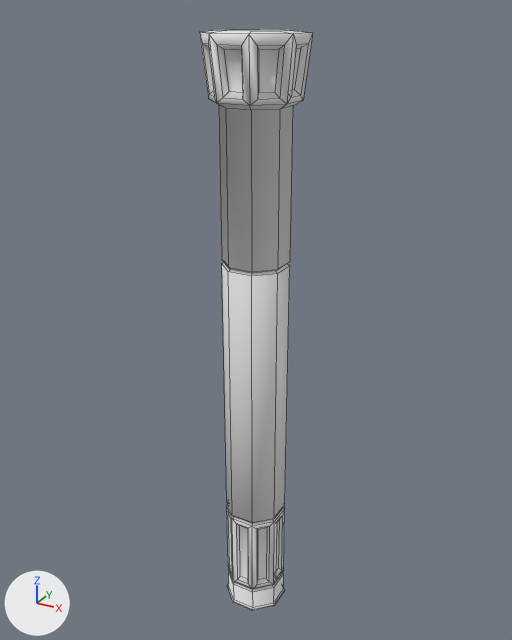
The FBX model Assets/Project/Art/Environment/Kit Jardins/WallTower/SM_RoundColumn.fbx as it was, and as the next commit left it.
Rendered twice from a 50 mm lens placed at (4.04, -10.34, 23.24), pointed at (-0.09, -2.82, 19.48). The axes (+X, +Y, +Z) are drawn at lower left. The lights are the same throughout. Mesh edges are drawn as thin lines. Where no turn or scale is listed for an object, it has been applied to the vertices.

Names of what the first picture shows: 'SM_RoundColumn'.
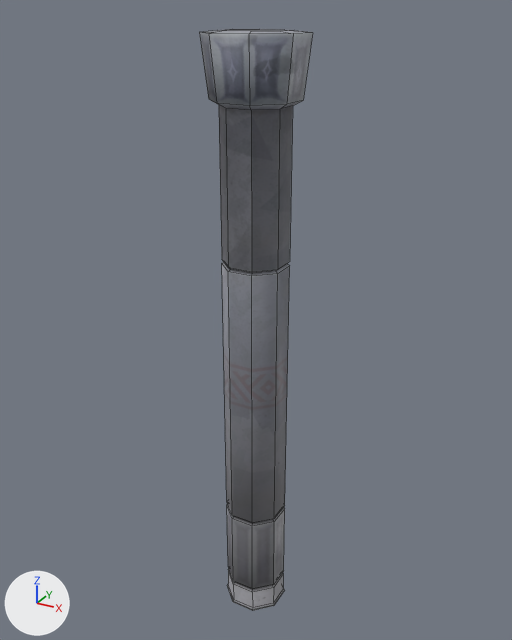
The change, as a diff of the scene's bpy script:
```diff
--- a/Assets/Project/Art/Environment/Kit Jardins/WallTower/SM_RoundColumn.fbx.py
+++ b/Assets/Project/Art/Environment/Kit Jardins/WallTower/SM_RoundColumn.fbx.py
@@ img_t_walltower_d_png @@
+img_t_walltower_d_png = load_image('T_WallTower_D.png', 'T_WallTower_D.png', 2048, 2048, 'sRGB')
@@ mat_t_walltower_001 @@
+mat_t_walltower_001 = principled_material('T_WallTower.001')
+mat_t_walltower_001.texture = img_t_walltower_d_png
@@ me_sm_roundcolumn @@
 # used by ob_sm_roundcolumn; location = (0.0, -3.0, 15.0)
-me_sm_roundcolumn.from_pydata(...)  # 265 vertices, 265 faces; spans x -0.58..0.58, y -0.58..0.58, z 0.04..8.02
+me_sm_roundcolumn.from_pydata(...)  # 129 vertices, 129 faces; spans x -0.58..0.58, y -0.58..0.58, z 0.04..8.02
+# me_sm_roundcolumn part 1
+# 72 vertices are removed from x -0.41..0.41, y -0.41..0.41, z 0.06..1.54
+# 88 faces are deleted
+# 16 new faces join them
+# me_sm_roundcolumn part 2
+# 64 vertices are removed from x -0.57..0.57, y -0.57..0.57, z 7.36..7.89
+# 72 faces are deleted
+# 8 new faces join them
+# me_sm_roundcolumn part 3: 105 faces spanning x -0.58..0.58, y -0.58..0.58, z 0.04..8.02 switch from no material to mat_t_walltower_001 (picture img_t_walltower_d_png)
```

What differs and where, as boxes [x1, y1, x2, y2] in the pictures (512 x 640 px):
part 1 of me_sm_roundcolumn, cut back: [227, 507, 285, 611] in both
part 2 of me_sm_roundcolumn, cut back: [199, 32, 313, 106] in both
part 3 of me_sm_roundcolumn, recoloured: [200, 29, 311, 610] in both
